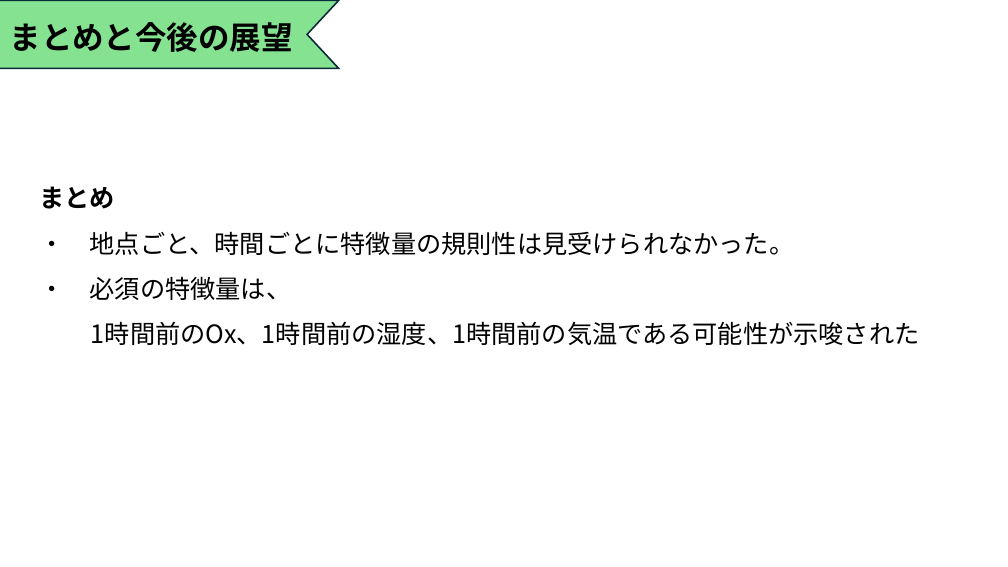
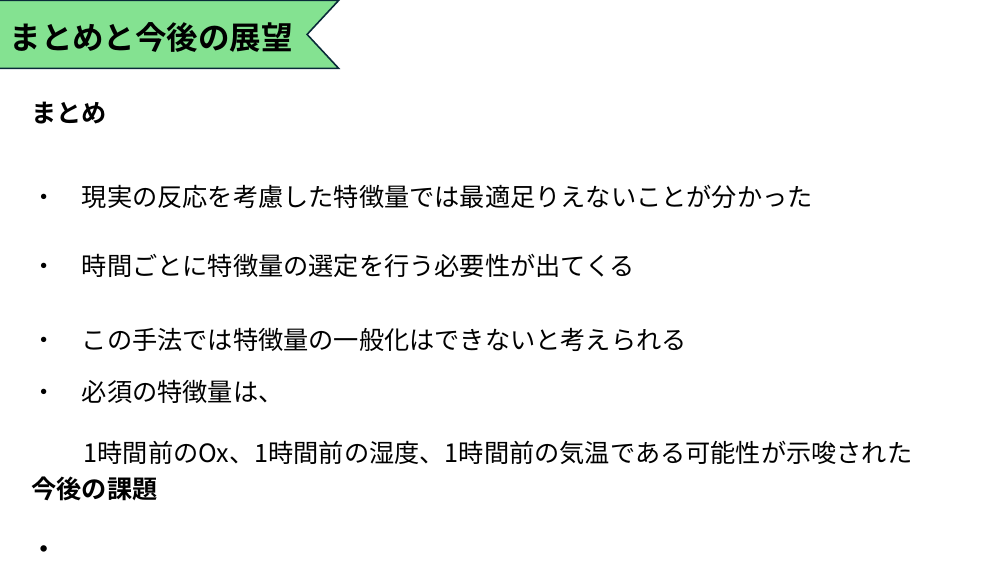
Before and after one commit to Tatsuki0623/lab, a slide deck: slide 15 of out_data/21T7-008.pptx (slide 14 before the commit). Drawn at 1008x567 pixels with LibreOffice and Linux fonts; fonts in the diff are those of the drawing. Boxes give left, top, right and bottom in pixels: in the first picture for what was removed or moved away, otherwise in the second. Text is boxed around its words. In the diff, an @@ line names an element or a change of style, - is before the commit and + after.

Commit message:
syuusei終わらない

```diff
--- a/out_data/21T7-008.pptx
+++ b/out_data/21T7-008.pptx
@@ text added at (32,101,108,124), 24 pt, text #000000, bold @@
+まとめ
@@ text "・ 現実の反応を考慮した特徴量では最適足りえないことが分かった" at (32,184,813,208): vertical alignment top to middle @@
@@ text at (32,184,813,208): text changed @@
-まとめ
-・ 地点ごと、時間ごとに特徴量の規則性は見受けられなかった。
-・ 必須の特徴量は、
-1時間前のOx、1時間前の湿度、1時間前の気温である可能性が示唆された
+・ 現実の反応を考慮した特徴量では最適足りえないことが分かった
@@ text added at (32,253,635,277), 24 pt, text #000000 @@
+・ 時間ごとに特徴量の選定を行う必要性が出てくる
@@ text added at (32,327,687,351), 24 pt, text #000000 @@
+・ この手法では特徴量の一般化はできないと考えられる
@@ text added at (32,379,913,464), 24 pt, text #000000 @@
+・ 必須の特徴量は、
+1時間前のOx、1時間前の湿度、1時間前の気温である可能性が示唆された
@@ text added at (32,476,158,552), 24 pt, text #000000, bold @@
+今後の課題
+・
```
Also in this commit, not shown: 10 other slides changed, 3 slides added.
